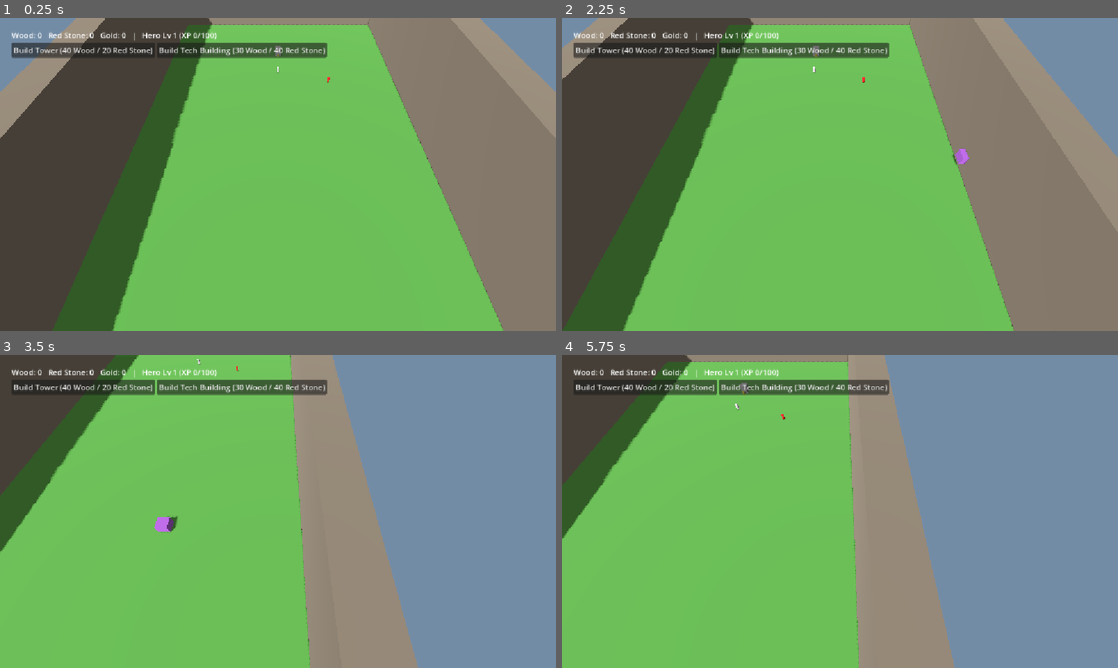
Above: before the commit, frames 1-4 (two rows, left to right).
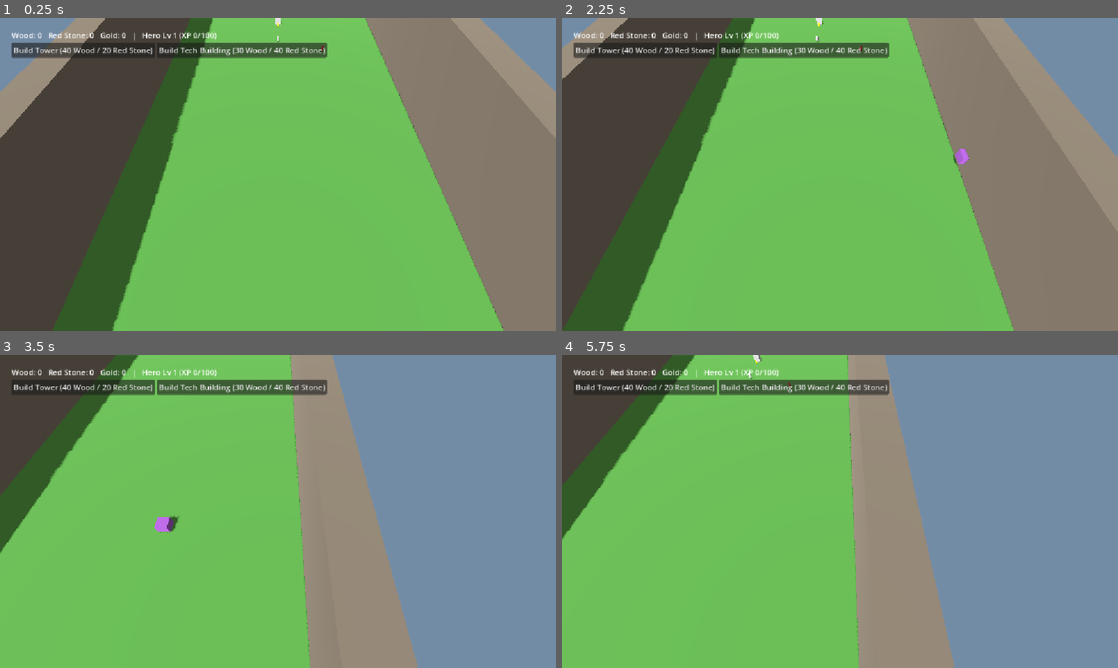
Above: after the commit, the same moments.

Repository: iMops019/commander-vs-monsters
Game: Godot game, scene res://scenes/main.tscn
Two runs of this game, one before a commit and one after it. Both use one fixed random seed, a clock stepped at 60 frames per second and the inputs below.
Inputs (mouse positions are in pixels of both pictures, inside the frame that each line leads up to):
- Up to frame 1 (0.25 s): no input
- Up to frame 2 (2.25 s): click "Build Tower (40 Wood / 20 Red…" at 0.5 s; click "Build Tech Building (30 Wood …" at 1.25 s; tap Enter at 2 s; move the mouse to (962, 158) at 2.02 s; press the mouse at (962, 158) at 2.03 s; hold D (move_right) from 2.03 s (still down)
- Up to frame 3 (3.5 s): tap Space (jump) at 2.27, 3.02 s; move the mouse to (166, 527) at 2.77 s; release D (move_right) at 2.78 s; release the mouse at (166, 527) at 2.78 s; hold S (move_back) from 2.78 s (still down); right-click (166, 527) at 2.85 s
- Up to frame 4 (5.75 s): move the mouse to (895, 442) at 3.52 s; release S (move_back) at 3.53 s; hold D (move_right) 3.53-4.28 s; hold V (toggle_camera) 3.53-4.28 s; move the mouse to (812, 574) at 4.27 s; hold W (move_forward) 4.28-5.03 s; tap Tab (toggle_view) at 4.35 s; click (812, 574) at 4.42 s; tap Space (jump) at 4.52, 5.27 s; move the mouse to (1006, 558) at 5.02 s; press the mouse at (1006, 558) at 5.03 s; hold A (move_left) from 5.03 s (still down)

The runs differ from the first frame. In frame 1, 0.9% of the frame differs, in the area x 15-91%, y 0-100%; in frame 2, 1.0%, in the area x 3-82%, y 0-100%; in frame 3, 0.1%; in frame 4, 0.9%.

Commit message:
Increase map length 30% (70x260 -> 70x338)
Scaled the battlefield's long axis and every entity's z-offset from
center proportionally (bases, Hero/Worker spawn, training dummy,
camera default position) so the layout keeps its relative proportions
at the new length. Resource nodes stay at the midpoint since it's
still the exact center. Border walls follow automatically via
MapBorder's map_length export.

Co-Authored-By: Claude Sonnet 5 <noreply@anthropic.com>

Diff:
--- a/scenes/main.tscn
+++ b/scenes/main.tscn
@@ -21,10 +21,10 @@
 ambient_light_energy = 0.6
 
 [sub_resource type="BoxMesh" id="BoxMesh_ground"]
-size = Vector3(70, 1, 260)
+size = Vector3(70, 1, 338)
 
 [sub_resource type="BoxShape3D" id="BoxShape3D_ground"]
-size = Vector3(70, 1, 260)
+size = Vector3(70, 1, 338)
 
 [sub_resource type="StandardMaterial3D" id="StandardMaterial3D_ground"]
 albedo_color = Color(0.25, 0.45, 0.2, 1)
@@ -60,7 +60,7 @@
 shape = SubResource("BoxShape3D_ground")
 
 [node name="Hero" type="CharacterBody3D" parent="."]
-position = Vector3(0, 1.4, -100)
+position = Vector3(0, 1.4, -130)
 script = ExtResource("1_hero")
 
 [node name="CollisionShape3D" type="CollisionShape3D" parent="Hero"]
@@ -84,13 +84,13 @@
 current = false
 
 [node name="CommanderCamera" type="Camera3D" parent="."]
-position = Vector3(0, 40, -40)
+position = Vector3(0, 40, -52)
 rotation_degrees = Vector3(-60, 0, 0)
 current = true
 script = ExtResource("2_cam")
 
 [node name="Stockpile" type="Node3D" parent="."]
-position = Vector3(0, 0.5, -110)
+position = Vector3(0, 0.5, -143)
 script = ExtResource("4_stockpile")
 
 [node name="Health" type="Node" parent="Stockpile"]
@@ -102,7 +102,7 @@
 mesh = SubResource("BoxMesh_stockpile")
 
 [node name="Worker" parent="." instance=ExtResource("5_worker")]
-position = Vector3(0, 0.5, -108)
+position = Vector3(0, 0.5, -140.4)
 
 [node name="WoodNode" parent="." instance=ExtResource("6_resnode")]
 position = Vector3(-20, 0.5, 0)
@@ -114,14 +114,14 @@
 [node name="HUD" parent="." instance=ExtResource("7_hud")]
 
 [node name="TrainingDummy" parent="." instance=ExtResource("9_dummy")]
-position = Vector3(15, 0.5, -95)
+position = Vector3(15, 0.5, -123.5)
 
 [node name="MonsterCommander" parent="." instance=ExtResource("10_monster_cmd")]
-position = Vector3(0, 0.5, 110)
+position = Vector3(0, 0.5, 143)
 
 [node name="WinScreen" parent="." instance=ExtResource("11_winscreen")]
 
 [node name="MapBorder" type="Node3D" parent="."]
 script = ExtResource("12_border")
 map_width = 70.0
-map_length = 260.0
+map_length = 338.0
Not shown, changed: docs/ROADMAP.md
